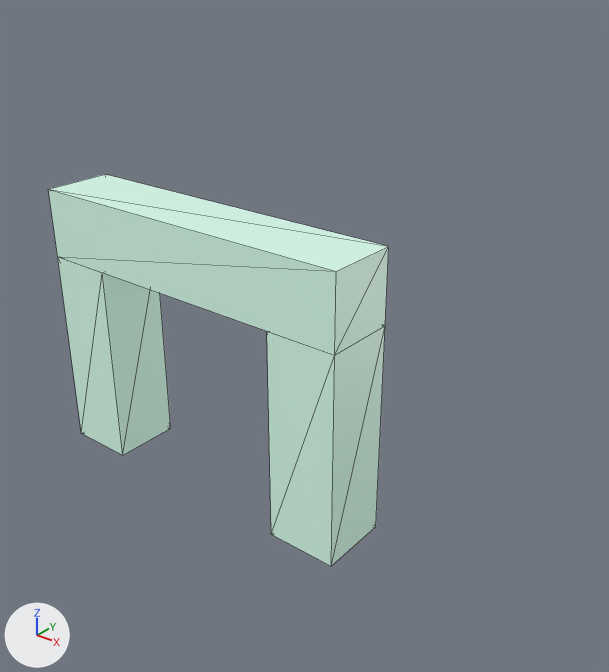
Before and after pictures for a commit that changed the glTF model assets/obstacles/arch_medium.glb.
Both versions are drawn from a 50 mm camera at (13.45, -9.11, 9.84) aimed at (5.41, 0.95, 3.61). Every picture has the same lights, and +X, +Y and +Z are marked at lower left. The picture after the commit comes second. Mesh edges are drawn as thin lines. Where no turn or scale is listed for an object, it has been applied to the vertices. Vertices at exactly the same position are counted once.

Names of what the first picture shows: 'ArchMedium_Lintel-convcol', 'ArchMedium_PostL-convcol', 'ArchMedium_PostR-convcol'.
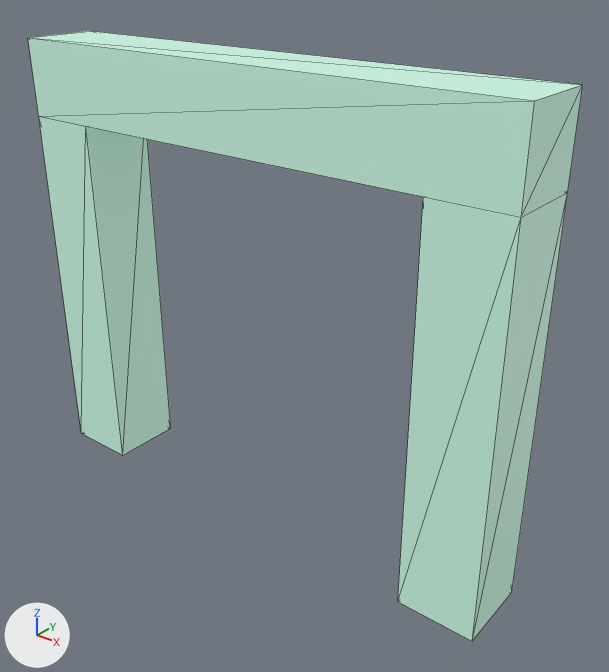
Where the newer file only moved an object's origin or applied its transform, the numbers keep the older frame.

Edits to the bpy script that builds the scene:
```text
Change me_archmedium_lintel_convcol:
    used by ob_archmedium_lintel_convcol; location = (3.38, 0.67, 0.0)
    remove me_archmedium_lintel_convcol.from_pydata(...)  # 8 vertices, 12 faces; spans x -3.38..3.38, y -0.68..0.68, z 4.05..5.4
    add me_archmedium_lintel_convcol.from_pydata(...)  # 8 vertices, 12 faces; spans x 0.0..9.45, y 0.0..1.35, z 6.75..8.1
    me_archmedium_lintel_convcol part 1: the whole mesh is scaled about its middle by (1.4, 1, 1), then moved by (4.72, 0.68, 2.7)
Change me_archmedium_postl_convcol:
    used by ob_archmedium_postl_convcol; location = (3.38, 0.67, 0.0)
    remove me_archmedium_postl_convcol.from_pydata(...)  # 8 vertices, 12 faces; spans x -3.38..-2.03, y -0.68..0.68, z 0.0..4.05
    add me_archmedium_postl_convcol.from_pydata(...)  # 8 vertices, 12 faces; spans x -3.38..-2.03, y -0.67..0.68, z 0.0..6.75
    me_archmedium_postl_convcol part 2: the whole mesh is scaled about its middle by (1, 1, 1.67), then moved by (0.0, 0.0, 1.35)
Change me_archmedium_postr_convcol:
    used by ob_archmedium_postr_convcol; location = (3.38, 0.67, 0.0)
    remove me_archmedium_postr_convcol.from_pydata(...)  # 8 vertices, 12 faces; spans x 2.03..3.38, y -0.68..0.68, z 0.0..4.05
    add me_archmedium_postr_convcol.from_pydata(...)  # 8 vertices, 12 faces; spans x 8.1..9.45, y 0.0..1.35, z 0.0..6.75
    me_archmedium_postr_convcol part 3: the whole mesh is scaled about its middle by (1, 1, 1.67), then moved by (6.08, 0.68, 1.35)
Change ob_archmedium_lintel_convcol:
    ob_archmedium_lintel_convcol.location: (3.38, 0.67, 0.0) -> (0.0, 0.0, 0.0)
Change ob_archmedium_postr_convcol:
    ob_archmedium_postr_convcol.location: (3.38, 0.67, 0.0) -> (0.0, 0.0, 0.0)
```

Boxes [x1, y1, x2, y2] around the edits, measured in the pictures (609 x 672 px):
'ArchMedium_Lintel-convcol', moved, rescaled (63% wider): before [48, 174, 389, 355]; after [28, 31, 583, 217]
'ArchMedium_PostR-convcol', moved, rescaled (44% wider, 87% taller): before [267, 326, 385, 566]; after [398, 192, 568, 641]
'ArchMedium_PostL-convcol', rescaled (17% wider, 70% taller): before [58, 257, 171, 455]; after [39, 117, 171, 455]
